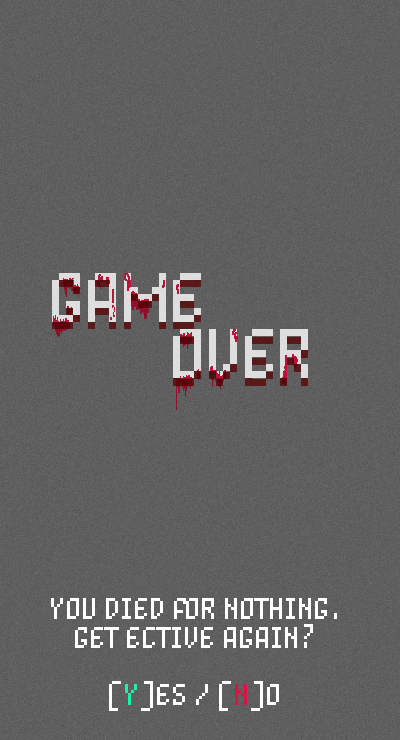
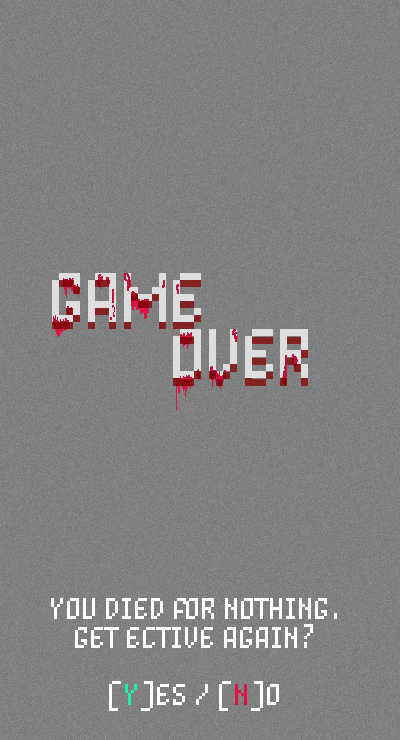
Before/after of a (400, 740) layered artwork. What changed in the layer stack:
hid "Ebene 1" over [0, 0, 400, 740]
